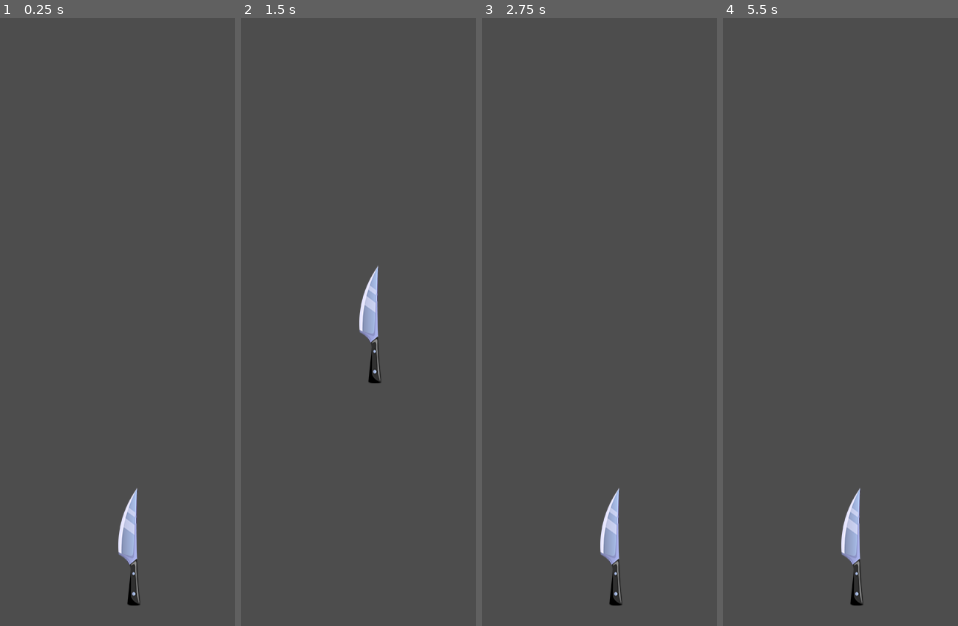
Above: before the commit, frames 1-4 (left to right).
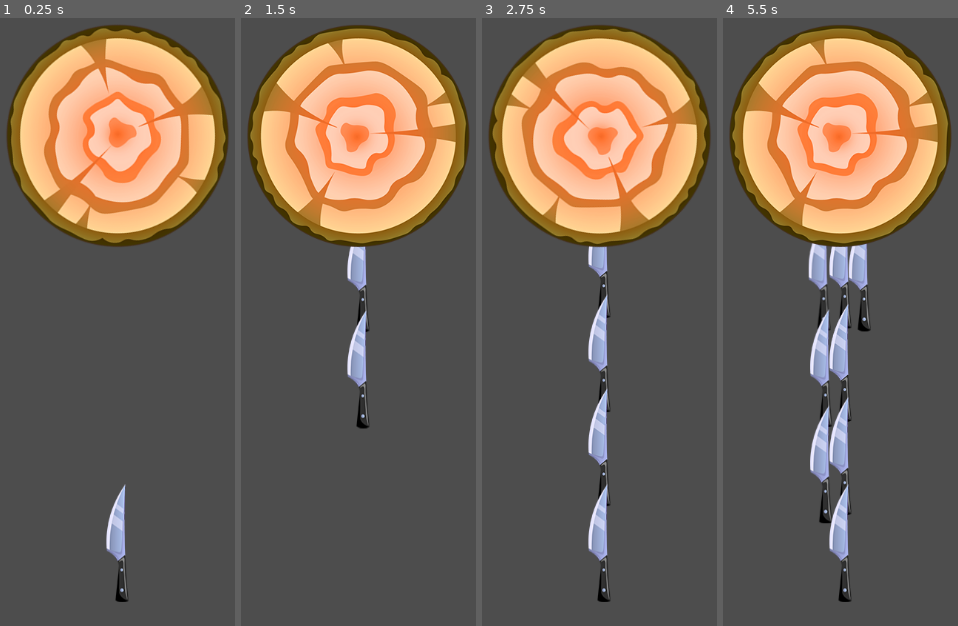
Above: after the commit, the same moments.

Repository: de43gy/stepik-mobile-knife-shooter
Game: Godot game, scene res://scenes/game/game.tscn
The game is run twice, just before and just after one commit, with the same random seed, the same clock (stepped at 60 frames per second) and the same inputs.
Inputs (mouse positions are in pixels of both pictures, inside the frame that each line leads up to):
- Up to frame 1 (0.25 s): no input
- Up to frame 2 (1.5 s): move the mouse to (475, 206) at 0.52 s; click (475, 206) at 0.67 s; move the mouse to (252, 285) at 1.27 s; click (252, 285) at 1.42 s
- Up to frame 3 (2.75 s): move the mouse to (653, 72) at 2.02 s; click (653, 72) at 2.17 s
- Up to frame 4 (5.5 s): move the mouse to (814, 407) at 2.77 s; click (814, 407) at 2.92 s; move the mouse to (outside the picture) at 3.52 s; click (outside the picture) at 3.67 s; move the mouse to (outside the picture) at 4.27 s; click (outside the picture) at 4.42 s; move the mouse to (866, 249) at 5.02 s; click (866, 249) at 5.17 s

The runs differ from the first frame. In frame 1, 29% of the frame differs, in the area x 2-98%, y 1-97%; in frame 2, 29%; in frame 3, 31%; in frame 4, 34%.

Commit message:
target has been added

Diff:
--- a/elements/knife_shooter/knife_shooter.gd
+++ b/elements/knife_shooter/knife_shooter.gd
@@ -10,9 +10,11 @@
 	add_child(knife)
 
 func _input(event: InputEvent):
-	if event is InputEventScreenTouch and event.is_pressed() and timer.time_left <= 0:
-		knife.throw()
-		timer.start()
+	if event is InputEventScreenTouch\
+		and event.is_pressed()\
+		and timer.time_left <= 0:
+			knife.throw()
+			timer.start()
 
 
 func _on_timer_timeout():
--- /dev/null
+++ b/elements/target/target/target.gd
@@ -0,0 +1,6 @@
+extends CharacterBody2D
+
+var speed := PI
+
+func _physics_process(delta: float):
+	rotation += speed * delta
--- /dev/null
+++ b/elements/target/target/target.tscn
@@ -0,0 +1,18 @@
+[gd_scene load_steps=4 format=3 uid="uid://c1nfvj0j3wkh7"]
+
+[ext_resource type="Texture2D" uid="uid://cy61tdinvfpay" path="res://assets/target1.png" id="1_kmnof"]
+[ext_resource type="Script" path="res://elements/target/target/target.gd" id="1_sbfqg"]
+
+[sub_resource type="CircleShape2D" id="CircleShape2D_3ug1l"]
+radius = 120.0
+
+[node name="Target" type="CharacterBody2D"]
+collision_layer = 4
+collision_mask = 2
+script = ExtResource("1_sbfqg")
+
+[node name="Sprite2D" type="Sprite2D" parent="."]
+texture = ExtResource("1_kmnof")
+
+[node name="CollisionShape2D" type="CollisionShape2D" parent="."]
+shape = SubResource("CircleShape2D_3ug1l")
--- a/scenes/game/game.tscn
+++ b/scenes/game/game.tscn
@@ -1,8 +1,14 @@
-[gd_scene load_steps=2 format=3 uid="uid://c2o311dcpkxet"]
+[gd_scene load_steps=3 format=3 uid="uid://c2o311dcpkxet"]
 
 [ext_resource type="PackedScene" uid="uid://bp4co3tns6fn1" path="res://elements/knife_shooter/knife_shooter.tscn" id="1_ik8ja"]
+[ext_resource type="PackedScene" uid="uid://c1nfvj0j3wkh7" path="res://elements/target/target/target.tscn" id="2_ixjwg"]
 
 [node name="Game" type="Node2D"]
 
 [node name="KnifeShooter" parent="." instance=ExtResource("1_ik8ja")]
-position = Vector2(376, 945)
+position = Vector2(0, 400)
+
+[node name="Target" parent="." instance=ExtResource("2_ixjwg")]
+position = Vector2(0, -150)
+
+[node name="Camera2D" type="Camera2D" parent="."]
